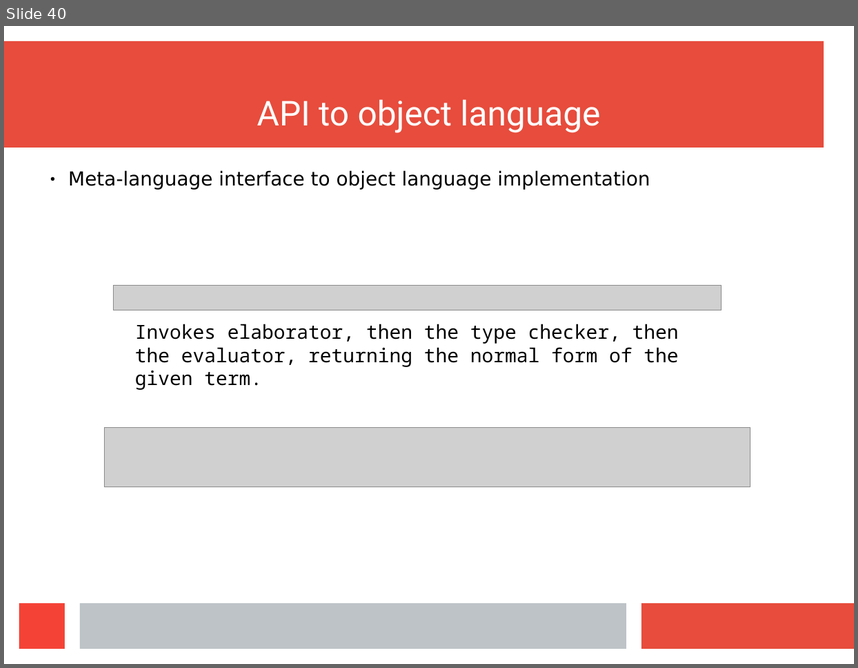
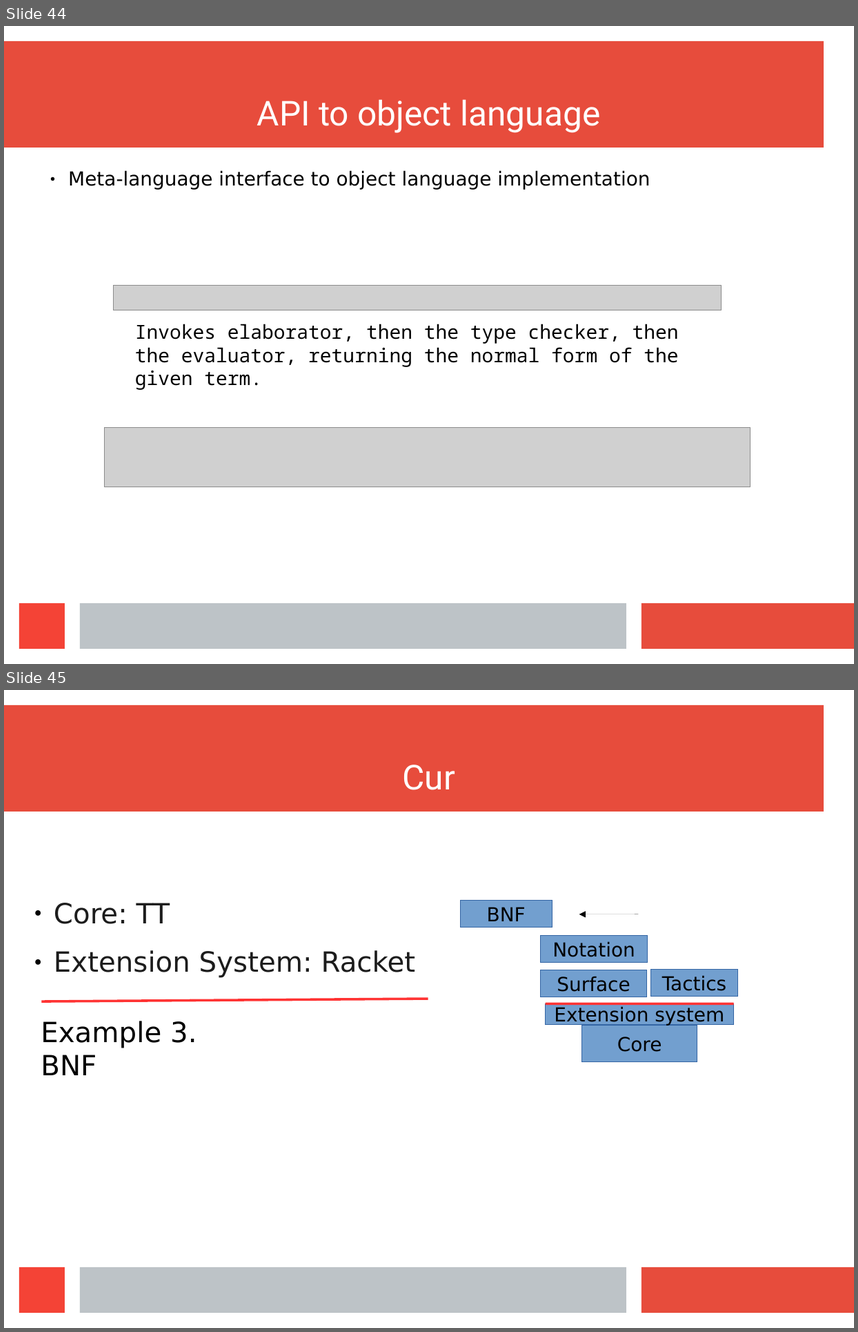
Before and after one commit to wilbowma/cur, a slide deck: hope-2016/slides.odp. Shown one above the other, each under a label of ours: slide 40 before the commit, slides 44 and 45 after it. The pictures are 858x668 and 858x1332 pixels, drawn with LibreOffice and Linux fonts; fonts in the diff are those of the drawing; grey boxes stand for pictures. Boxes give left, top, right and bottom in pixels: in the first picture for what was removed or moved away, otherwise in the second. Text is boxed around its words. In the diff, an @@ line names an element or a change of style, - is before the commit and + after.

Commit message:
Almost done with ntac example

```diff
--- a/hope-2016/slides.odp
+++ b/hope-2016/slides.odp
@@ slide 45 added at [4,690,854,1328], background #FFFFFF; not listed: 4 template elements that a slide beside it also shows @@
@@ title added at [403,765,455,790], 32 pt, text #FFFFFF @@
+Cur
@@ text added at [54,903,416,978], 26 pt, text #1C1C1C @@
+● Core: TT
+● Extension System: Racket
@@ rectangle added at [461,900,553,927], fill #729FCF, outline #3465A4 0 pt, 18 pt, text #000000 @@
+BNF
@@ arrow added from (639, 914) to (579, 914), #000000 0 pt @@
@@ rectangle added at [541,936,648,963], fill #729FCF, outline #3465A4 0 pt, 18 pt, text #000000 @@
+Notation
@@ rectangle added at [541,970,647,997], fill #729FCF, outline #3465A4 0 pt, 18 pt, text #000000 @@
+Surface
@@ rectangle added at [651,969,737,996], fill #729FCF, outline #3465A4 0 pt, 18 pt, text #000000 @@
+Tactics
@@ line added from (42, 1002) to (428, 998), #FF3333 2.3 pt @@
@@ text added at [41,1021,197,1075], 26 pt, text #000000 @@
+Example 3.
+BNF
@@ rectangle added at [546,1003,734,1024], fill #729FCF, outline #3465A4 0 pt, 18 pt, text #000000 @@
+Extension system
@@ line added from (546, 1003) to (734, 1003), #FF3333 2.3 pt @@
@@ rectangle added at [582,1025,697,1062], fill #729FCF, outline #3465A4 0 pt, 18 pt, text #000000 @@
+Core
@@ what was slide 40 is now slide 44 @@
```
Also in this commit, not shown: 8 other slides added, 3 slides removed.
